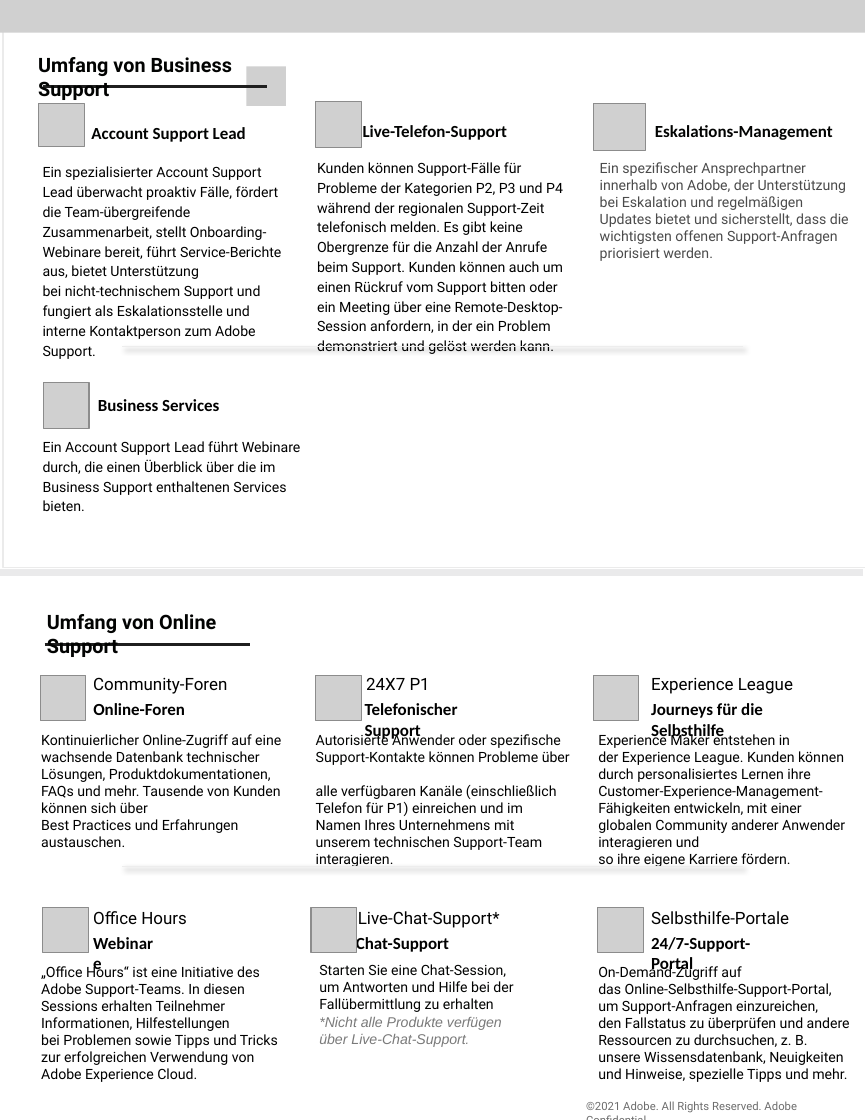
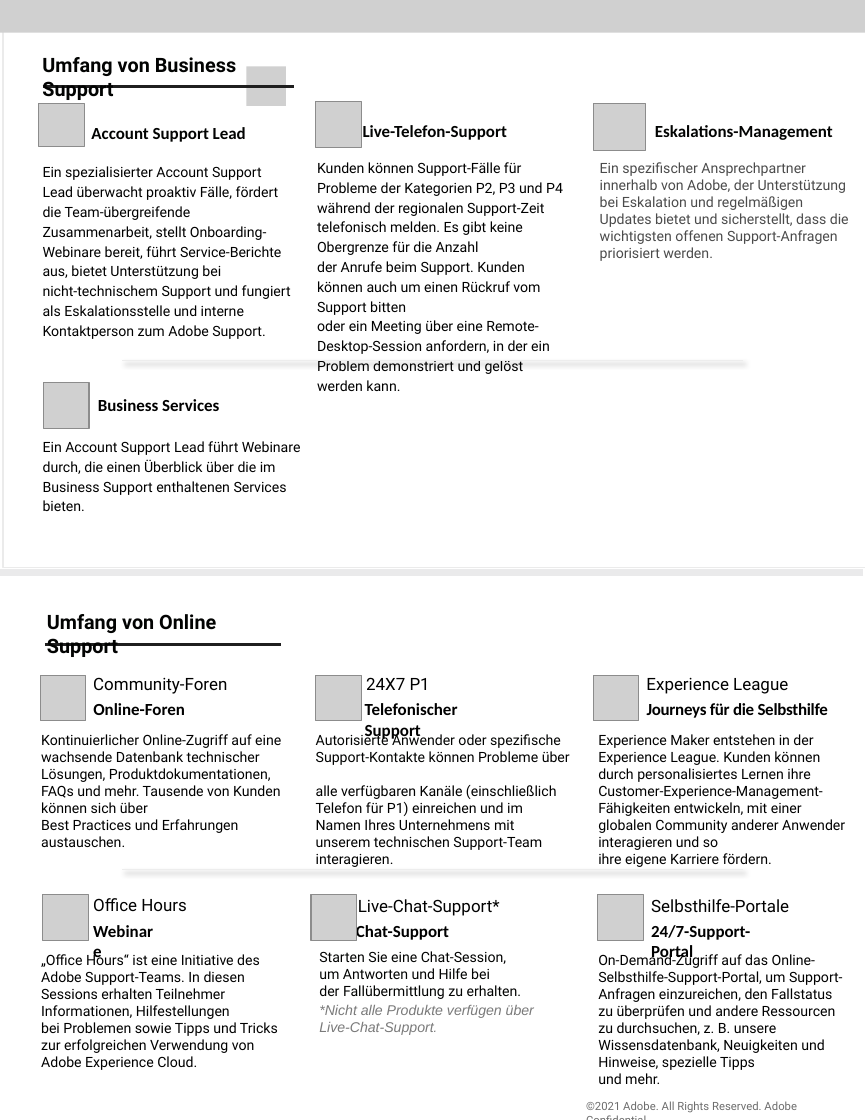
Before and after one commit to AdobeDocs/support-resources.de-DE, a slide deck: slide 2 of help/data-sheets/assets/BusinessSupportDatasheet.pptx. Drawn at 865x1120 pixels with LibreOffice and Linux fonts; fonts in the diff are those of the drawing; grey boxes stand for pictures; background and template pictures are left out. Boxes give left, top, right and bottom in pixels: in the first picture for what was removed or moved away, otherwise in the second. Text is boxed around its words. In the diff, an @@ line names an element or a change of style, - is before the commit and + after.

```diff
--- a/help/data-sheets/assets/BusinessSupportDatasheet.pptx
+++ b/help/data-sheets/assets/BusinessSupportDatasheet.pptx
@@ text "Umfang von Business Support" moved from (x1=38, y1=57, x2=232, y2=100) to (x1=42, y1=57, x2=236, y2=100) @@
@@ freeform shape resized from (x1=43, y1=86, x2=267, y2=86) to (x1=43, y1=86, x2=294, y2=92) @@
@@ text "Ein spezialisierter Account Support Lead ..." rewrapped from (x1=43, y1=166, x2=281, y2=359) to (x1=43, y1=166, x2=291, y2=339) @@
@@ text "Kunden können Support-Fälle für Probleme ..." rewrapped from (x1=317, y1=162, x2=563, y2=354) to (x1=317, y1=162, x2=563, y2=391) @@
@@ freeform shape moved from (x1=123, y1=341, x2=743, y2=347) to (x1=123, y1=356, x2=743, y2=361) @@
@@ freeform shape resized from (x1=45, y1=644, x2=250, y2=649) to (x1=45, y1=644, x2=281, y2=650) @@
@@ text "Experience League" moved from (x1=651, y1=678, x2=793, y2=694) to (x1=646, y1=677, x2=788, y2=694) @@
@@ text "Journeys für die Selbsthilfe" at (x1=647, y1=703, x2=828, y2=718): letter spacing 0 to -0.2 pt @@
@@ freeform shape moved from (x1=123, y1=860, x2=743, y2=866) to (x1=123, y1=864, x2=743, y2=870) @@
@@ 6 texts, 3 pictures moved together from (x1=43, y1=907, x2=789, y2=975) to (x1=43, y1=895, x2=789, y2=962) @@
@@ text "„Office Hours“ ist eine Initiative ..." moved from (x1=41, y1=964, x2=278, y2=1082) to (x1=41, y1=952, x2=278, y2=1070) @@
@@ text "Starten Sie eine Chat-Session, um ..." moved from (x1=319, y1=964, x2=513, y2=1047) to (x1=319, y1=951, x2=534, y2=1035) @@
@@ text at (x1=319, y1=951, x2=522, y2=999): text changed @@
-Starten Sie eine Chat-Session,
-um Antworten und Hilfe bei der Fallübermittlung zu erhalten
+Starten Sie eine Chat-Session,
+um Antworten und Hilfe bei
+der Fallübermittlung zu erhalten.
@@ text at (x1=598, y1=952, x2=843, y2=1070): spaces changed @@
-On-Demand-Zugriff auf
-das Online-Selbsthilfe-Support-Portal,
-um Support-Anfragen einzureichen,
-den Fallstatus zu überprüfen und andere Ressourcen zu durchsuchen, z. B. unsere Wissensdatenbank, Neuigkeiten
-und Hinweise, spezielle Tipps und mehr.
+On-Demand-Zugriff auf das Online-
+Selbsthilfe-Support-Portal, um Support-Anfragen einzureichen, den Fallstatus
+zu überprüfen und andere Ressourcen zu durchsuchen, z. B. unsere Wissensdatenbank, Neuigkeiten und Hinweise, spezielle Tipps
+und mehr.
```
Also in this commit, not shown: 2 other slides changed, 8 other files.
